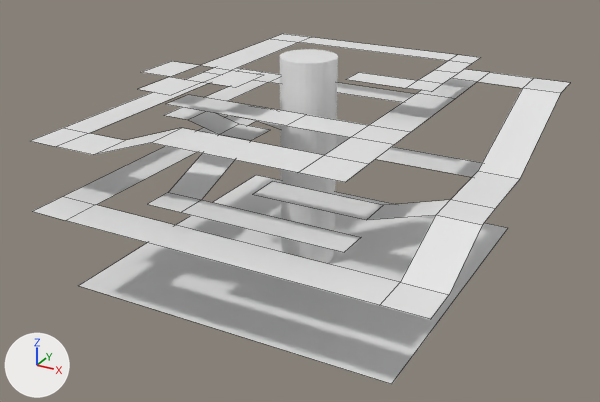
Renders of the Blender file AR/laberintosblender/laberinto3.blend from each side of a commit.
Both versions are drawn from a 50 mm lens placed at (8.83, -16.47, 9.67), pointed at (0.13, -0.66, 1.76). Every picture has the same lights, and +X, +Y and +Z are marked at lower left. Mesh edges are drawn as thin lines on the coarser meshes.
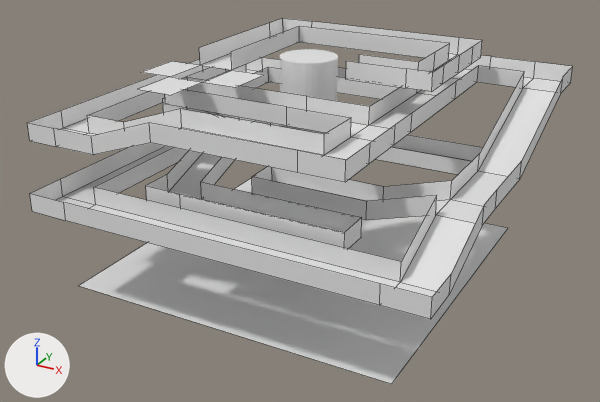
Location of each change, [x1, y1, x2, y2] in pixels of the pictures (600 x 402 px):
'Plane.001', reshaped
    before: [31, 34, 570, 319]
    after: [27, 18, 573, 319]
part 1 of me_plane_001, added
    after: [27, 18, 573, 319]
'Cylinder', unchanged, covered by the edit
    before: [280, 49, 338, 263]
    after: [280, 49, 338, 134]

Patch to the scene script:
```diff
--- a/AR/laberintosblender/laberinto3.blend.py
+++ b/AR/laberintosblender/laberinto3.blend.py
@@ me_plane_001 @@
 # used by ob_plane_001; location = (2.09, 0.04, 4.75); scale = (1.0, 0.342, 1.0)
-me_plane_001.from_pydata(...)  # 106 vertices, 50 faces; spans x -6.9..2.9, y -14.8..13.0, z -2.9..0.0
+me_plane_001.from_pydata(...)  # 204 vertices, 145 faces; spans x -6.9..2.9, y -14.8..13.0, z -2.9..0.4
+# me_plane_001 part 1
+# 78 new vertices lie (0.0, 0.0, 0.4) away from vertices in x -6.1..2.9, y -14.8..13.0, z -2.9..0.0
+# 20 new vertices lie (0.0, 0.0, 0.5) away from vertices in x -6.9..-0.1, y -12.1..10.0, z -1.3
+# 95 new faces join them
```
